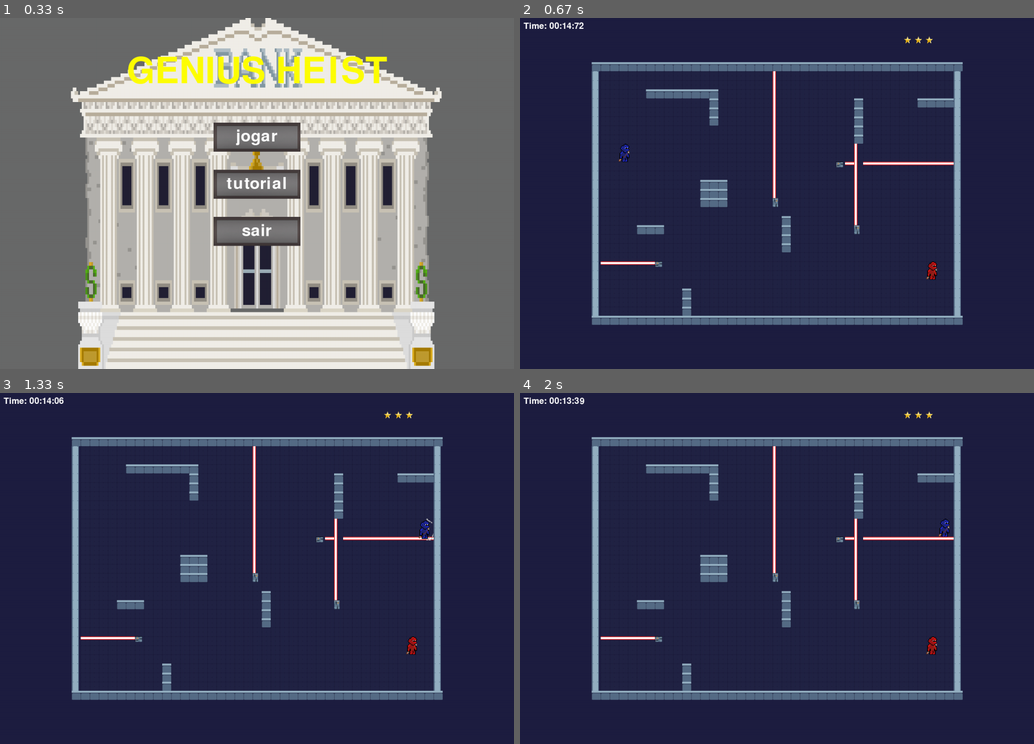
Above: before the commit, frames 1-4 (two rows, left to right).
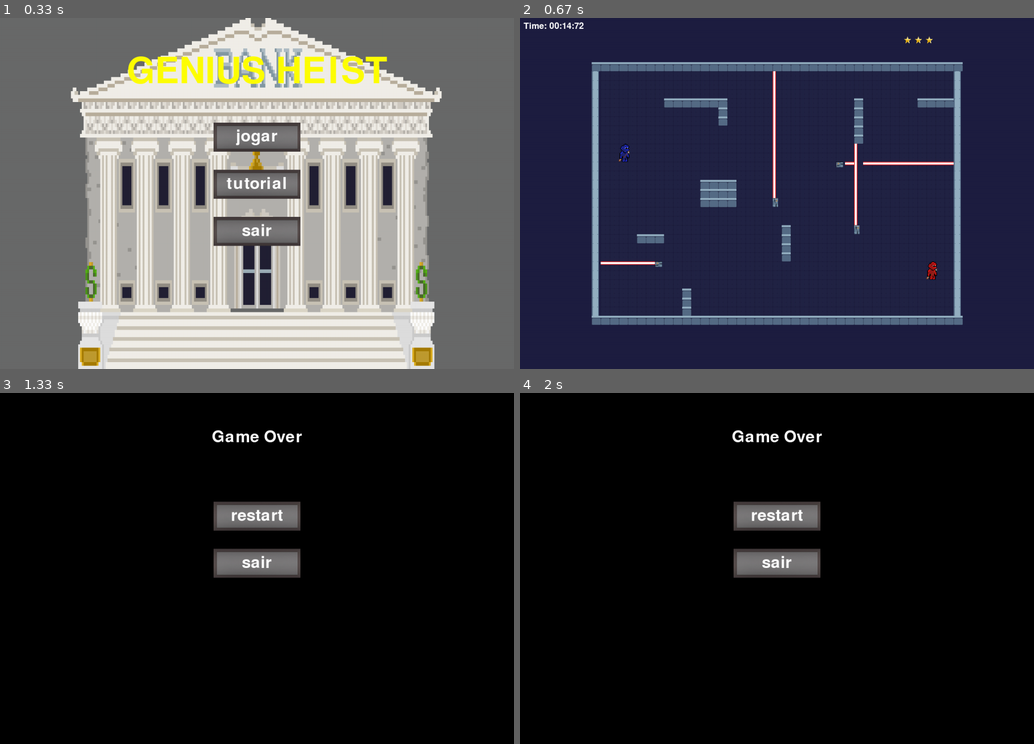
Above: after the commit, the same moments.

Repository: insper-classroom/devlife-23-1-projeto-pygame-gustavoc_sarti
Game: pygame game, started from main.py
Two runs of this game, one before a commit and one after it. Both use one fixed random seed, a clock stepped at 60 frames per second and the inputs below.
Inputs (mouse positions are in pixels of both pictures, inside the frame that each line leads up to):
- Up to frame 1 (0.33 s): no input
- Up to frame 2 (0.67 s): click "jogar" at 0.38 s
- Up to frame 3 (1.33 s): hold Right 0.67-1.13 s; move the mouse to (236, 582) at 0.7 s; click (257, 536) at 1.22 s
- Up to frame 4 (2 s): no input

Frame 1 is identical in both runs. In frame 2, 1.3% of the frame differs, in the area x 22-53%, y 20-70%; in frame 3, 100%; in frame 4, 100%, in the area x 0-100%, y 0-100%.

Commit message:
lasers kill

Diff:
--- a/config.py
+++ b/config.py
@@ -17,25 +17,25 @@
     ['X','X','X','X','X','X','X','X','X','X','X','X','X','X','X','X','X','X','X','X','X','X','X','X','X','X','X','X','X','X','X','X','X','X','X','X','X','X','X','X','X'],
     ['S',' ',' ',' ',' ',' ',' ',' ',' ',' ',' ',' ',' ',' ',' ',' ',' ',' ',' ',' ','I',' ',' ',' ',' ',' ',' ',' ',' ',' ',' ',' ',' ',' ',' ',' ',' ',' ',' ',' ','S'],
     ['S',' ',' ',' ',' ',' ',' ',' ',' ',' ',' ',' ',' ',' ',' ',' ',' ',' ',' ',' ','I',' ',' ',' ',' ',' ',' ',' ',' ',' ',' ',' ',' ',' ',' ',' ',' ',' ',' ',' ','S'],
-    ['S',' ',' ',' ',' ',' ','X','X','X','X','X','X','X','X',' ',' ',' ',' ',' ',' ','I',' ',' ',' ',' ',' ',' ',' ',' ',' ',' ',' ',' ',' ',' ',' ',' ',' ',' ',' ','S'],
-    ['S',' ',' ',' ',' ',' ',' ',' ',' ',' ',' ',' ',' ','X',' ',' ',' ',' ',' ',' ','I',' ',' ',' ',' ',' ',' ',' ',' ','X',' ',' ',' ',' ',' ',' ','X','X','X','X','S'],
-    ['S',' ',' ',' ',' ',' ',' ',' ',' ',' ',' ',' ',' ','X',' ',' ',' ',' ',' ',' ','I',' ',' ',' ',' ',' ',' ',' ',' ','X',' ',' ',' ',' ',' ',' ',' ',' ',' ',' ','S'],
-    ['S',' ',' ',' ',' ',' ',' ',' ',' ',' ',' ',' ',' ','X',' ',' ',' ',' ',' ',' ','I',' ',' ',' ',' ',' ',' ',' ',' ','X',' ',' ',' ',' ',' ',' ',' ',' ',' ',' ','S'],
+    ['S',' ',' ',' ',' ',' ',' ',' ',' ',' ',' ',' ',' ',' ',' ',' ',' ',' ',' ',' ','I',' ',' ',' ',' ',' ',' ',' ',' ',' ',' ',' ',' ',' ',' ',' ',' ',' ',' ',' ','S'],
+    ['S',' ',' ',' ',' ',' ',' ',' ','X','X','X','X','X','X','X',' ',' ',' ',' ',' ','I',' ',' ',' ',' ',' ',' ',' ',' ','X',' ',' ',' ',' ',' ',' ','X','X','X','X','S'],
+    ['S',' ',' ',' ',' ',' ',' ',' ',' ',' ',' ',' ',' ',' ','X',' ',' ',' ',' ',' ','I',' ',' ',' ',' ',' ',' ',' ',' ','X',' ',' ',' ',' ',' ',' ',' ',' ',' ',' ','S'],
+    ['S',' ',' ',' ',' ',' ',' ',' ',' ',' ',' ',' ',' ',' ','X',' ',' ',' ',' ',' ','I',' ',' ',' ',' ',' ',' ',' ',' ','X',' ',' ',' ',' ',' ',' ',' ',' ',' ',' ','S'],
     ['S',' ',' ',' ',' ',' ',' ',' ',' ',' ',' ',' ',' ',' ',' ',' ',' ',' ',' ',' ','I',' ',' ',' ',' ',' ',' ',' ',' ','X',' ',' ',' ',' ',' ',' ',' ',' ',' ',' ','S'],
     ['S',' ',' ',' ',' ',' ',' ',' ',' ',' ',' ',' ',' ',' ',' ',' ',' ',' ',' ',' ','I',' ',' ',' ',' ',' ',' ',' ',' ','X',' ',' ',' ',' ',' ',' ',' ',' ',' ',' ','S'],
     ['S',' ',' ','1',' ',' ',' ',' ',' ',' ',' ',' ',' ',' ',' ',' ',' ',' ',' ',' ','I',' ',' ',' ',' ',' ',' ',' ',' ','I',' ',' ',' ',' ',' ',' ',' ',' ',' ',' ','S'],
     ['S',' ',' ',' ',' ',' ',' ',' ',' ',' ',' ',' ',' ',' ',' ',' ',' ',' ',' ',' ','I',' ',' ',' ',' ',' ',' ',' ',' ','I',' ',' ',' ',' ',' ',' ',' ',' ',' ',' ','S'],
     ['S',' ',' ',' ',' ',' ',' ',' ',' ',' ',' ',' ',' ',' ',' ',' ',' ',' ',' ',' ','I',' ',' ',' ',' ',' ',' ','8','-','I','-','-','-','-','-','-','-','-','-','-','S'],
     ['S',' ',' ',' ',' ',' ',' ',' ',' ',' ',' ',' ',' ',' ',' ',' ',' ',' ',' ',' ','I',' ',' ',' ',' ',' ',' ',' ',' ','I',' ',' ',' ',' ',' ',' ',' ',' ',' ',' ','S'],
-    ['S',' ',' ',' ',' ',' ',' ',' ',' ',' ',' ',' ','X','X','X',' ',' ',' ',' ',' ','I',' ',' ',' ',' ',' ',' ',' ',' ','I',' ',' ',' ',' ',' ',' ',' ',' ',' ',' ','S'],
-    ['S',' ',' ',' ',' ',' ',' ',' ',' ',' ',' ',' ','X','X','X',' ',' ',' ',' ',' ','I',' ',' ',' ',' ',' ',' ',' ',' ','I',' ',' ',' ',' ',' ',' ',' ',' ',' ',' ','S'],
-    ['S',' ',' ',' ',' ',' ',' ',' ',' ',' ',' ',' ','X','X','X',' ',' ',' ',' ',' ','L',' ',' ',' ',' ',' ',' ',' ',' ','I',' ',' ',' ',' ',' ',' ',' ',' ',' ',' ','S'],
+    ['S',' ',' ',' ',' ',' ',' ',' ',' ',' ',' ',' ','X','X','X','X',' ',' ',' ',' ','I',' ',' ',' ',' ',' ',' ',' ',' ','I',' ',' ',' ',' ',' ',' ',' ',' ',' ',' ','S'],
+    ['S',' ',' ',' ',' ',' ',' ',' ',' ',' ',' ',' ','X','X','X','X',' ',' ',' ',' ','I',' ',' ',' ',' ',' ',' ',' ',' ','I',' ',' ',' ',' ',' ',' ',' ',' ',' ',' ','S'],
+    ['S',' ',' ',' ',' ',' ',' ',' ',' ',' ',' ',' ','X','X','X','X',' ',' ',' ',' ','L',' ',' ',' ',' ',' ',' ',' ',' ','I',' ',' ',' ',' ',' ',' ',' ',' ',' ',' ','S'],
     ['S',' ',' ',' ',' ',' ',' ',' ',' ',' ',' ',' ',' ',' ',' ',' ',' ',' ',' ',' ',' ',' ',' ',' ',' ',' ',' ',' ',' ','I',' ',' ',' ',' ',' ',' ',' ',' ',' ',' ','S'],
-    ['S',' ',' ',' ',' ',' ',' ',' ',' ',' ',' ',' ',' ',' ',' ',' ',' ',' ',' ',' ',' ','X',' ',' ',' ',' ',' ',' ',' ','I',' ',' ',' ',' ',' ',' ',' ',' ',' ',' ','S'],
-    ['S',' ',' ',' ',' ','X','X','X',' ',' ',' ',' ',' ',' ',' ',' ',' ',' ',' ',' ',' ','X',' ',' ',' ',' ',' ',' ',' ','L',' ',' ',' ',' ',' ',' ',' ',' ',' ',' ','S'],
+    ['S',' ',' ',' ',' ',' ',' ',' ',' ',' ',' ',' ',' ',' ',' ',' ',' ',' ',' ',' ',' ',' ',' ',' ',' ',' ',' ',' ',' ','I',' ',' ',' ',' ',' ',' ',' ',' ',' ',' ','S'],
+    ['S',' ',' ',' ',' ',' ',' ',' ',' ',' ',' ',' ',' ',' ',' ',' ',' ',' ',' ',' ',' ','X',' ',' ',' ',' ',' ',' ',' ','L',' ',' ',' ',' ',' ',' ',' ',' ',' ',' ','S'],
+    ['S',' ',' ',' ',' ','X','X','X',' ',' ',' ',' ',' ',' ',' ',' ',' ',' ',' ',' ',' ','X',' ',' ',' ',' ',' ',' ',' ',' ',' ',' ',' ',' ',' ',' ',' ',' ',' ',' ','S'],
     ['S',' ',' ',' ',' ',' ',' ',' ',' ',' ',' ',' ',' ',' ',' ',' ',' ',' ',' ',' ',' ','X',' ',' ',' ',' ',' ',' ',' ',' ',' ',' ',' ',' ',' ',' ',' ',' ',' ',' ','S'],
     ['S',' ',' ',' ',' ',' ',' ',' ',' ',' ',' ',' ',' ',' ',' ',' ',' ',' ',' ',' ',' ','X',' ',' ',' ',' ',' ',' ',' ',' ',' ',' ',' ',' ',' ',' ',' ',' ',' ',' ','S'],
-    ['S',' ',' ',' ',' ',' ',' ',' ',' ',' ',' ',' ',' ',' ',' ',' ',' ',' ',' ',' ',' ',' ',' ',' ',' ',' ',' ',' ',' ',' ',' ',' ',' ',' ',' ',' ',' ',' ',' ',' ','S'],
     ['S','-','-','-','-','-','-','8',' ',' ',' ',' ',' ',' ',' ',' ',' ',' ',' ',' ',' ',' ',' ',' ',' ',' ',' ',' ',' ',' ',' ',' ',' ',' ',' ',' ',' ','2',' ',' ','S'],
     ['S',' ',' ',' ',' ',' ',' ',' ',' ',' ',' ',' ',' ',' ',' ',' ',' ',' ',' ',' ',' ',' ',' ',' ',' ',' ',' ',' ',' ',' ',' ',' ',' ',' ',' ',' ',' ',' ',' ',' ','S'],
     ['S',' ',' ',' ',' ',' ',' ',' ',' ',' ',' ',' ',' ',' ',' ',' ',' ',' ',' ',' ',' ',' ',' ',' ',' ',' ',' ',' ',' ',' ',' ',' ',' ',' ',' ',' ',' ',' ',' ',' ','S'],
--- a/game.py
+++ b/game.py
@@ -37,20 +37,26 @@
     def __init__(self):
         self.window = pygame.display.set_mode((SCREEN_WIDTH, SCREEN_HEIGHT))
         pygame.display.set_caption('Genius Heist')
-
         self.gameover = gameover.Gameover()
         self.players = pygame.sprite.Group()
         self.walls = pygame.sprite.Group()
+        self.lasers_x = pygame.sprite.Group()
+        self.lasers_y = pygame.sprite.Group()
         self.sprites = pygame.sprite.Group()
         self.map = MAP
         self.mapa()
         self.timer = Timer()
 
-    def atualiza_estado(self):
+    def atualiza_estado(self, players, lasers_x, lasers_y):
         for event in pygame.event.get():
             if event.type == pygame.QUIT:
                 pygame.quit()
                 exit()
+
+        lasered_x = pygame.sprite.groupcollide(players, lasers_x, False, False, pygame.sprite.collide_rect)
+        lasered_y = pygame.sprite.groupcollide(players, lasers_y, False, False, pygame.sprite.collide_rect)
+        if lasered_x or lasered_y:
+                return False
         return True
 
     def mapa(self):
@@ -71,11 +77,11 @@
                 if column == '2':
                     self.player2 = Player2((x, y), self.players)
                 if column == '-':
-                    Laser_x((x, y), self.sprites)
+                    Laser_x((x, y), self.lasers_x)
                 if column == '8':
                     Gun_x((x, y), self.sprites)
                 if column == 'I':
-                    Laser_y((x, y), self.sprites)
+                    Laser_y((x, y), self.lasers_y)
                 if column == 'L':
                     Gun_y((x, y), self.sprites)
 
@@ -84,6 +90,8 @@
         self.walls.draw(self.window)
         self.sprites.draw(self.window)
         self.players.draw(self.window)
+        self.lasers_x.draw(self.window)
+        self.lasers_y.draw(self.window)
         #GPT + stackoverflow
         self.timer.clock.tick(100)
         time_text = self.timer.get_time_string()
@@ -94,24 +102,21 @@
         score = self.timer.get_score()
         for i in range(3):
             if i < len(score):
-                print('ganhou')
                 self.window.blit(STAR, (SCREEN_WIDTH - 300 - i * 30, 50))
             else:
-                print('perdeu')
                 self.window.blit(NULL_STAR  , (SCREEN_WIDTH - 300 - i * 30, 50))
-
-
         pygame.display.update()
 
 # alguns trechos da parte responsavel por resetar o game foi feita pelo GPT
     def start(self):
-        while self.atualiza_estado():
+        while self.atualiza_estado(self.players, self.lasers_x, self.lasers_y):
             if self.gameover.reset:
                 self.timer = Timer()
                 self.timer.start = TIMER
                 self.players.empty()
                 self.walls.empty()
                 self.sprites.empty()
+                self.lasers.empty()
                 self.mapa()
                 self.gameover.reset = False
             if self.timer.time():
--- a/sprites/player.py
+++ b/sprites/player.py
@@ -3,7 +3,6 @@
 class Player1(pyg.sprite.Sprite):
 
     def __init__(self, position, group):
-
         super().__init__(group)
         self.player = pyg.image.load('assets/images/players/player_01-pre_dash.png')
         self.image = pyg.transform.scale(self.player, (30, 50)).convert_alpha()
@@ -78,7 +77,6 @@
 class Player2(pyg.sprite.Sprite):
 
     def __init__(self, position, group):
-
         super().__init__(group)
         self.player = pyg.image.load('assets/images/players/player_02-pre_dash.png')
         self.image = pyg.transform.scale(self.player, (30, 50)).convert_alpha()
